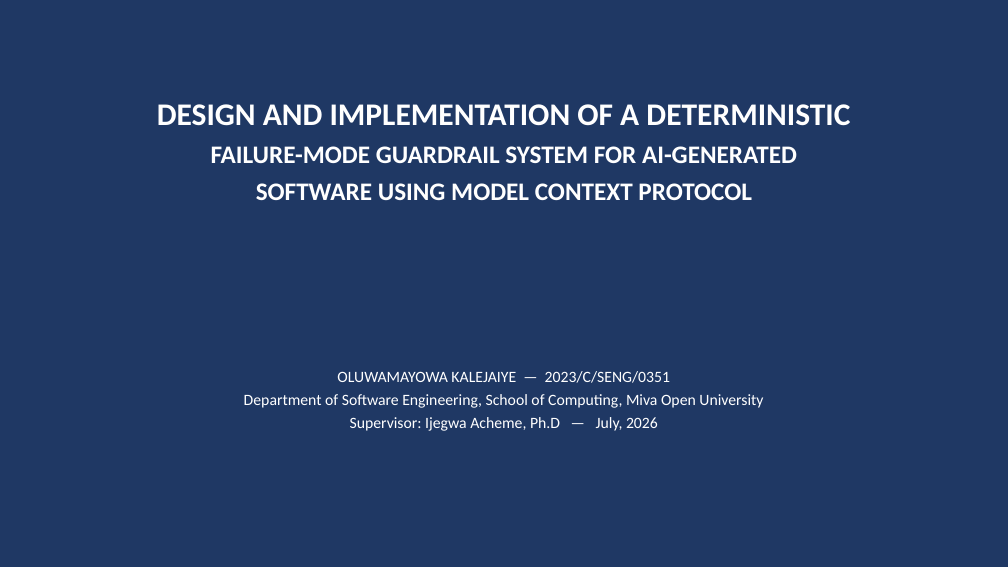
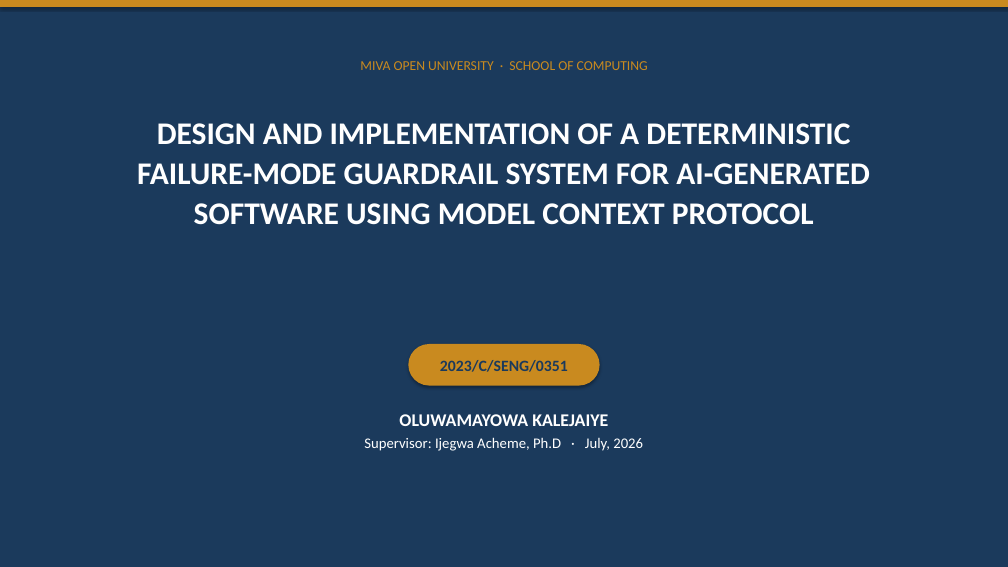
Before and after one commit to mayowa-kalejaiye/Failures, a slide deck: slide 1 of docs/school-project/FAILURES_Defence_Slides.pptx. Drawn at 1008x567 pixels with LibreOffice and Linux fonts; fonts in the diff are those of the drawing. Boxes give left, top, right and bottom in pixels: in the first picture for what was removed or moved away, otherwise in the second. Text is boxed around its words. In the diff, an @@ line names an element or a change of style, - is before the commit and + after.

Commit message:
School project: redesigned defence deck (navy/gold system, stat cards, takeaway strips)

```diff
--- a/docs/school-project/FAILURES_Defence_Slides.pptx
+++ b/docs/school-project/FAILURES_Defence_Slides.pptx
@@ rectangle at box(0, 0, 1008, 567): fill #1F3864 to #1B3A5C @@
@@ rectangle added at box(0, 0, 1008, 7), fill #C98A1F @@
@@ text added at box(360, 61, 648, 70), 13 pt, text #C98A1F @@
+MIVA OPEN UNIVERSITY · SCHOOL OF COMPUTING
@@ text "DESIGN AND IMPLEMENTATION OF A ...": place and size @@
-text "DESIGN AND IMPLEMENTATION OF A ..." at box(157, 104, 850, 200)
+text "DESIGN AND IMPLEMENTATION OF A ..." at box(137, 123, 870, 225)
@@ text "DESIGN AND IMPLEMENTATION OF A ..." at box(137, 123, 870, 225): size 24 to 30 pt in "FAILURE-MODE GUARDRAIL SYSTEM FOR AI-GENERATED", "SOFTWARE USING MODEL CONTEXT PROTOCOL"; less space between paragraphs @@
@@ rounded rectangle added at box(408, 344, 600, 386), fill #C98A1F, 15 pt, text #1B3A5C, bold @@
+2023/C/SENG/0351
@@ text at box(364, 414, 643, 451): text changed; size 15 to 14 pt @@
-OLUWAMAYOWA KALEJAIYE — 2023/C/SENG/0351
-Department of Software Engineering, School of Computing, Miva Open University
-Supervisor: Ijegwa Acheme, Ph.D — July, 2026
+OLUWAMAYOWA KALEJAIYE
+Supervisor: Ijegwa Acheme, Ph.D · July, 2026
```
Also in this commit, not shown: 10 other slides changed, 1 other file.
